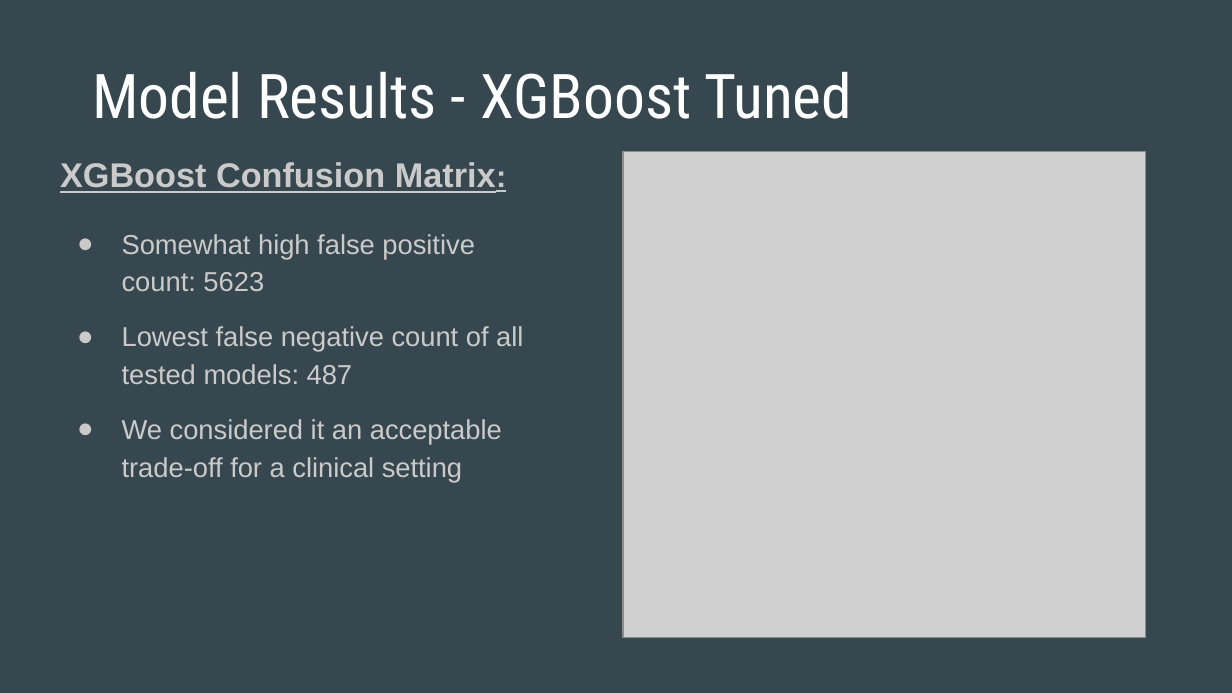
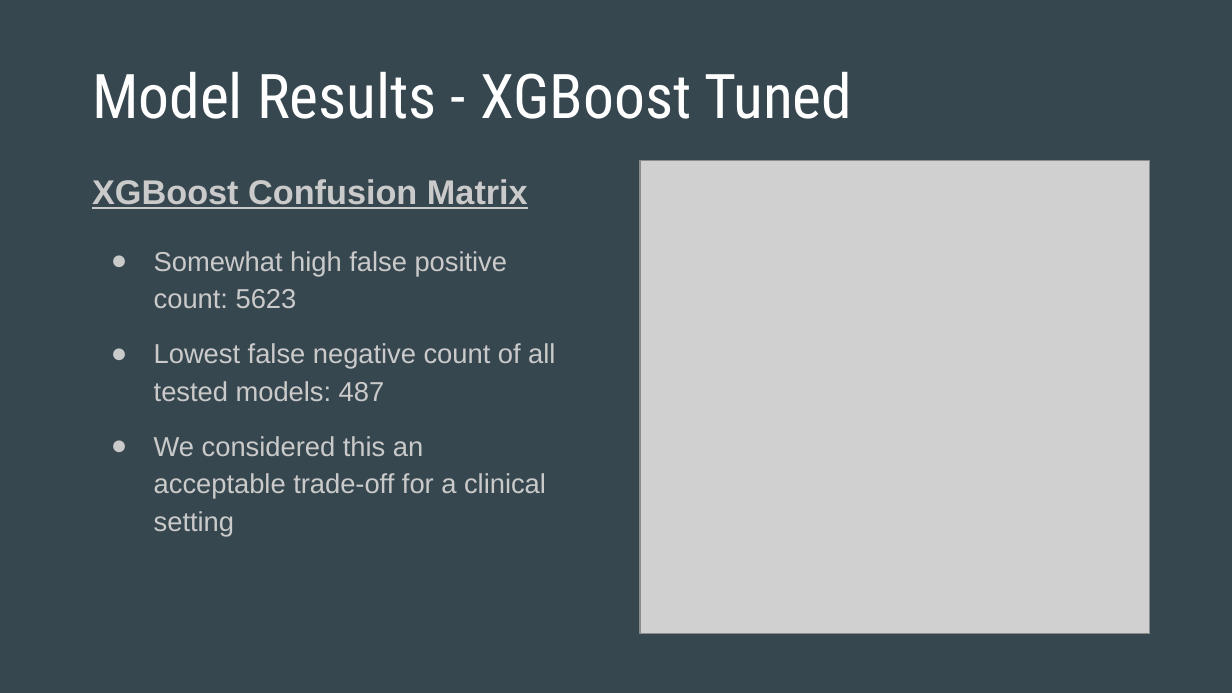
Before and after one commit to sagarwala12/HRRP, a slide deck: slide 30 of HRRP Presentation.pptx. Drawn at 1232x693 pixels with LibreOffice and Linux fonts; fonts in the diff are those of the drawing; grey boxes stand for pictures. Boxes give left, top, right and bottom in pixels: in the first picture for what was removed or moved away, otherwise in the second. Text is boxed around its words. In the diff, an @@ line names an element or a change of style, - is before the commit and + after.

```diff
--- a/HRRP Presentation.pptx
+++ b/HRRP Presentation.pptx
@@ text "XGBoost Confusion Matrix": place and size @@
-text "XGBoost Confusion Matrix" at bbox=[60, 162, 523, 482]
+text "XGBoost Confusion Matrix" at bbox=[92, 179, 555, 537]
@@ text at bbox=[92, 179, 528, 209]: text changed @@
-XGBoost Confusion Matrix:
+XGBoost Confusion Matrix
@@ picture: place and size @@
-picture at bbox=[623, 152, 1146, 637]
+picture at bbox=[641, 160, 1151, 633]
@@ text at bbox=[154, 251, 555, 401]: indent changed @@
@@ text at bbox=[154, 436, 546, 537]: text changed @@
-● We considered it an acceptable trade-off for a clinical setting
+● We considered this an acceptable trade-off for a clinical setting
```
Also in this commit, not shown: 14 other slides changed, 5 slides added, 5 slides removed.
